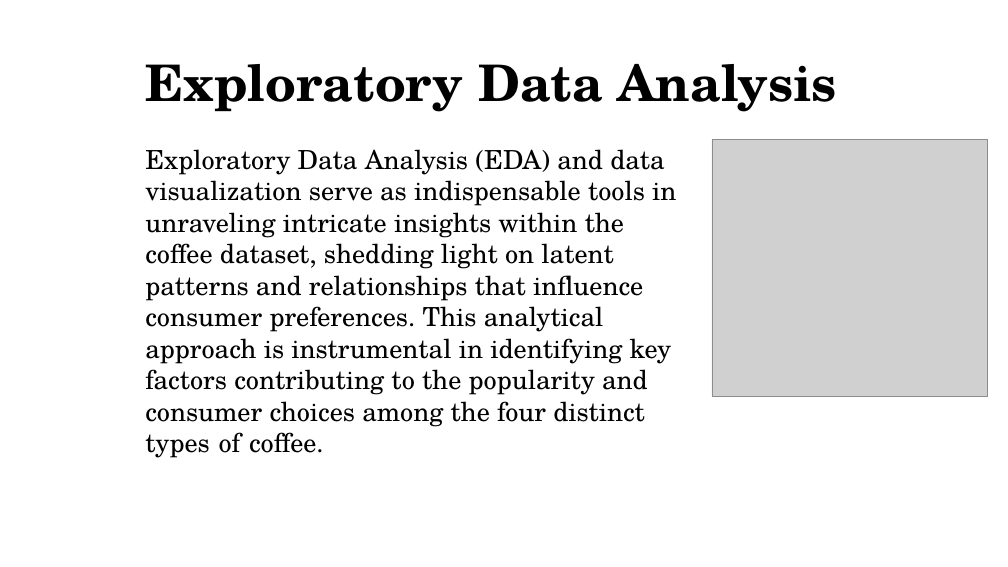
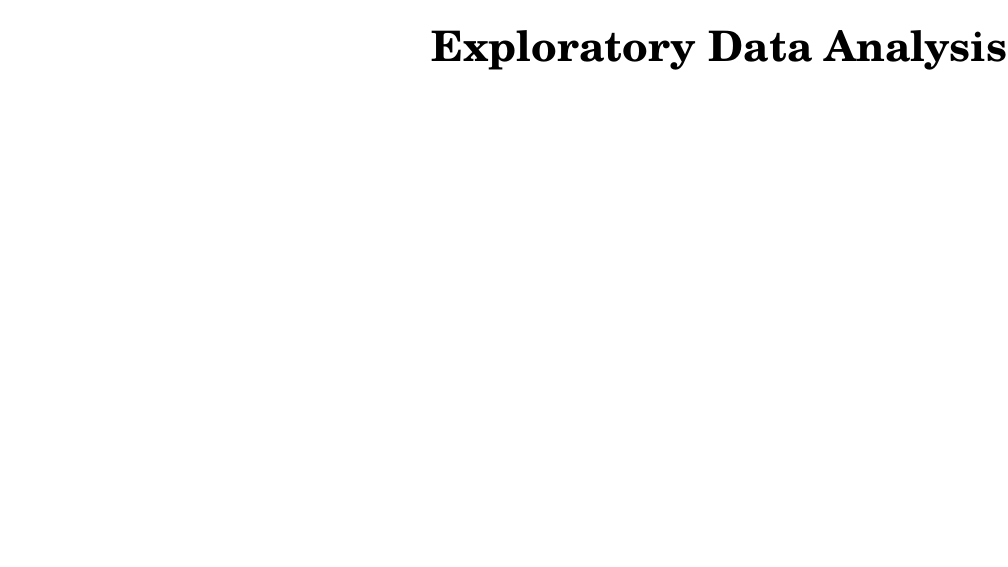
Before and after one commit to subhajyotirkmveri/Econometrics_project_matter, a slide deck: slide 6 of Project/Econometrics.pptx. Drawn at 1008x567 pixels with LibreOffice and Linux fonts; fonts in the diff are those of the drawing; grey boxes stand for pictures; background and template pictures are left out. Boxes give left, top, right and bottom in pixels: in the first picture for what was removed or moved away, otherwise in the second. Text is boxed around its words. In the diff, an @@ line names an element or a change of style, - is before the commit and + after.

```diff
--- a/Project/Econometrics.pptx
+++ b/Project/Econometrics.pptx
@@ text "Exploratory Data Analysis": place and size @@
-text "Exploratory Data Analysis" at <box>145,64,837,112</box>
+text "Exploratory Data Analysis" at <box>431,30,1008,70</box>
@@ text "Exploratory Data Analysis" at <box>431,30,1008,70</box>: size 48 to 40 pt @@
@@ text removed at <box>145,149,676,458</box> @@
-Exploratory Data Analysis (EDA) and data visualization serve as indispensable tools in unraveling intricate insights within the coffee dataset, shedding light on latent patterns and relationships that influence consumer preferences. This analytical approach is instrumental in identifying key factors contributing to the popularity and consumer choices among the four distinct types of coffee.
@@ picture removed at <box>712,139,988,396</box> @@
```
Also in this commit, not shown: 5 other slides changed, 11 slides added, 2 slides removed.
